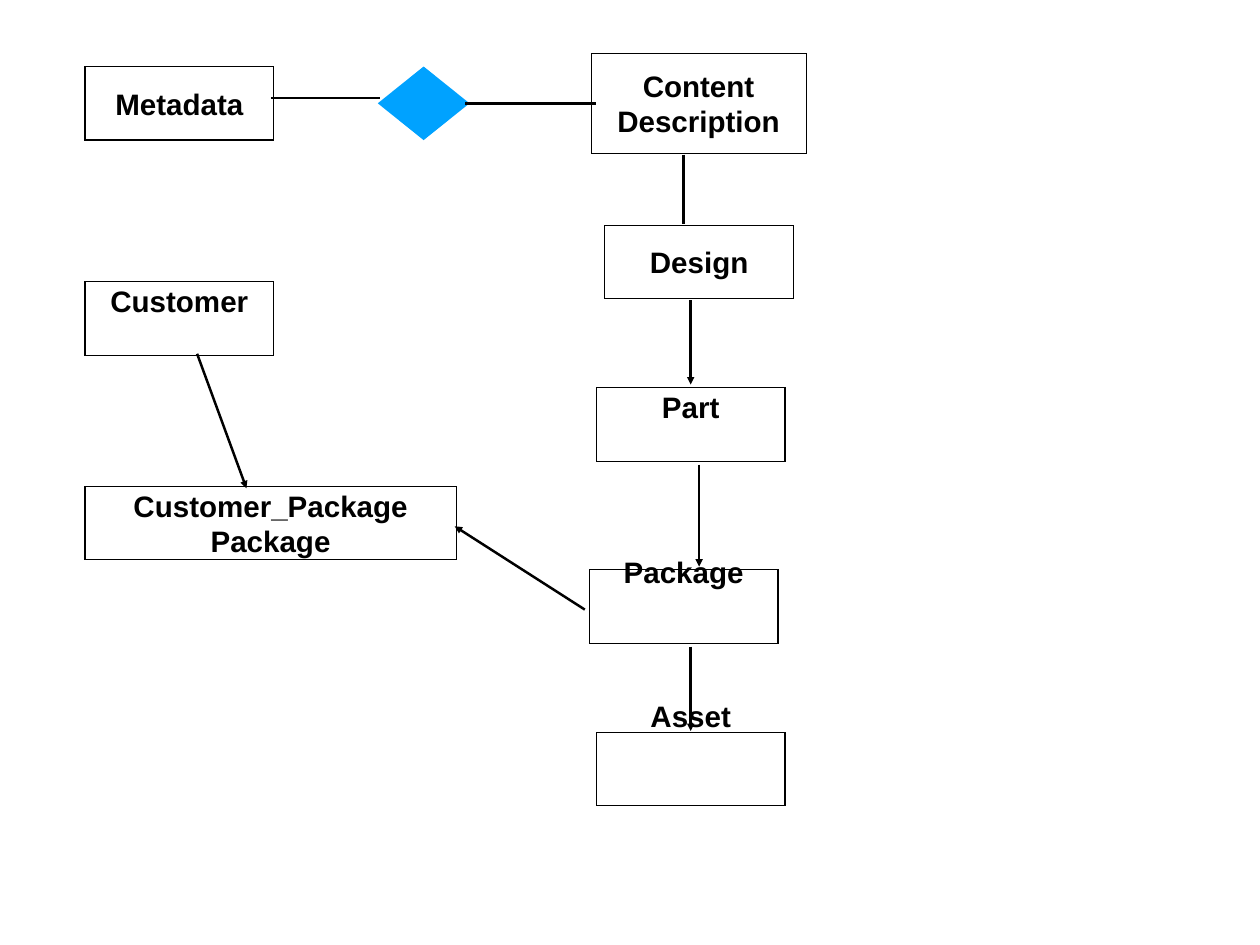
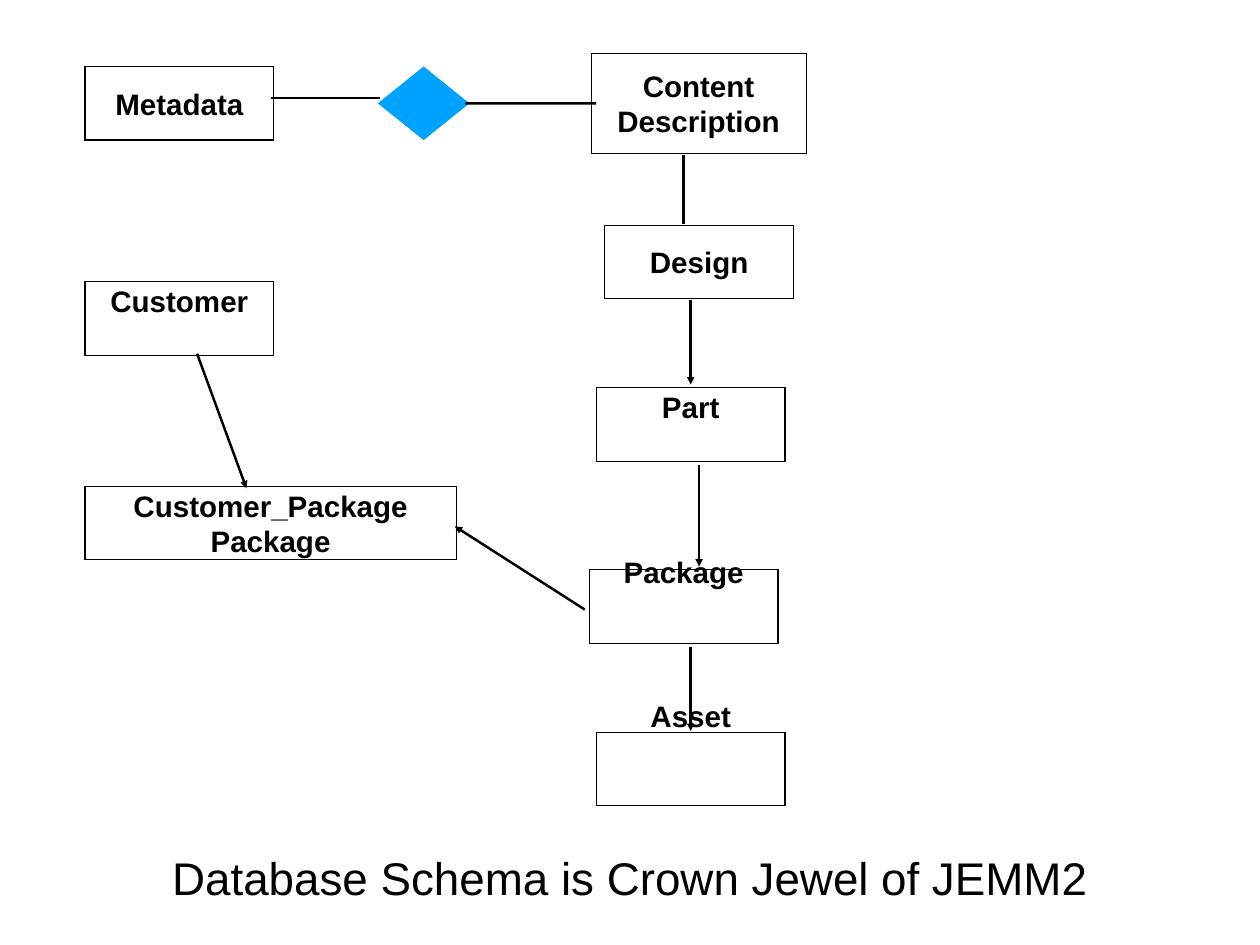
Before and after one commit to wshromoff/SOL, a slide deck: slide 12 of Files/Metadata_Groupings/Tables.pptx (slide 4 before the commit). Drawn at 1260x945 pixels with LibreOffice and Linux fonts; fonts in the diff are those of the drawing. Boxes give left, top, right and bottom in pixels: in the first picture for what was removed or moved away, otherwise in the second. Text is boxed around its words. In the diff, an @@ line names an element or a change of style, - is before the commit and + after.

```diff
--- a/Files/Metadata_Groupings/Tables.pptx
+++ b/Files/Metadata_Groupings/Tables.pptx
@@ title added at (172, 862, 1087, 896), 37.2 pt, text #000000 @@
+Database Schema is Crown Jewel of JEMM2
```
Also in this commit, not shown: 1 other slide changed, 8 slides added, 1 other file.
